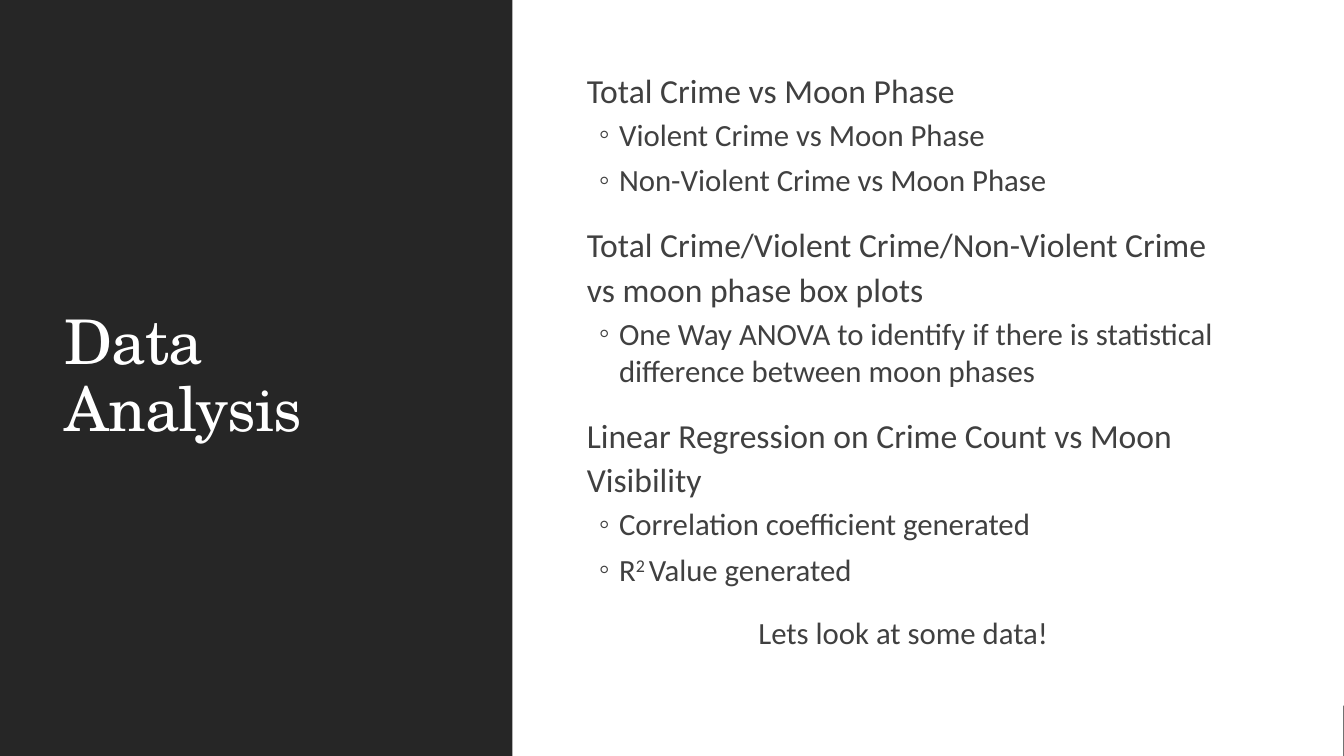
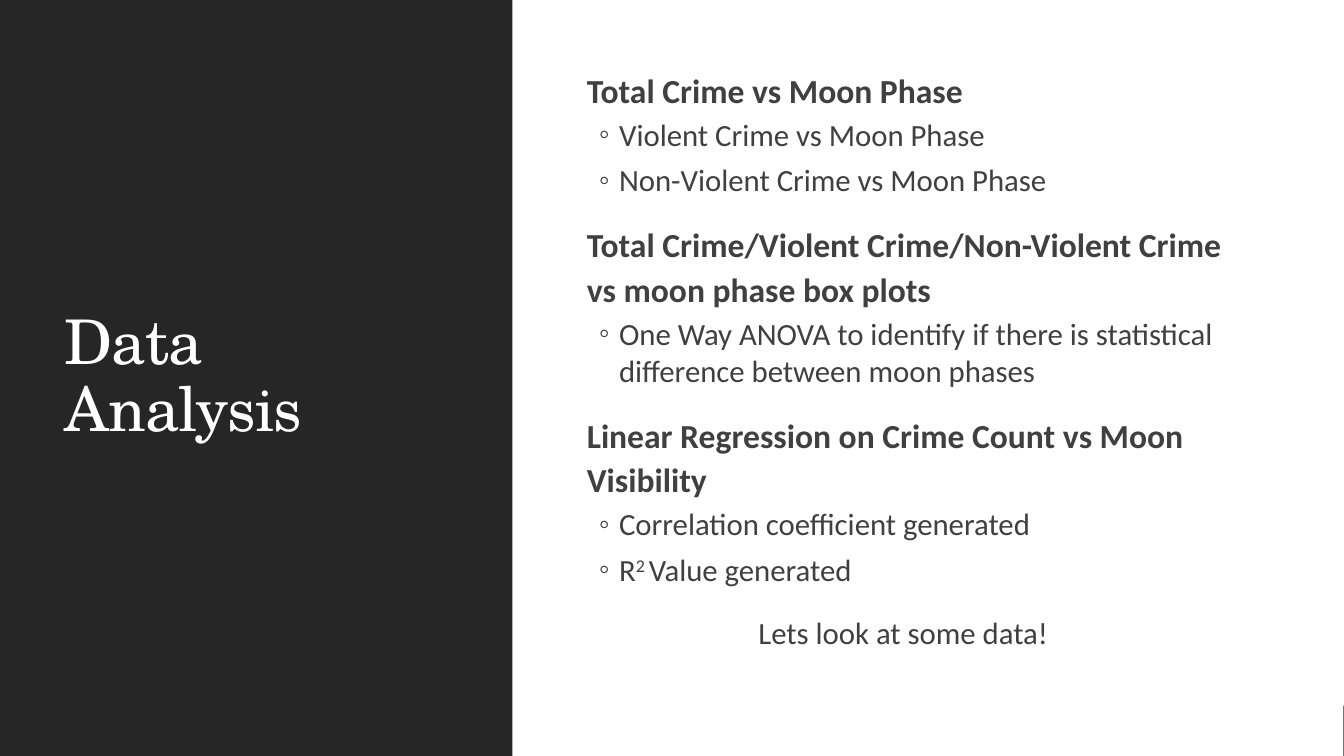
Before and after one commit to NHigs58/Project-1-, a slide deck: slide 5 of Presentation.pptx. Drawn at 1344x756 pixels with LibreOffice and Linux fonts; fonts in the diff are those of the drawing. Boxes give left, top, right and bottom in pixels: in the first picture for what was removed or moved away, otherwise in the second. Text is boxed around its words. In the diff, an @@ line names an element or a change of style, - is before the commit and + after.

```diff
--- a/Presentation.pptx
+++ b/Presentation.pptx
@@ text at (x1=587, y1=79, x2=1221, y2=498): bold on in "Total Crime vs Moon Phase", "Total Crime/Violent Crime/Non-Violent Crime vs moon phase ...", "Linear Regression on Crime Count vs Moon ..." @@
```
Also in this commit, not shown: 5 other slides changed.
